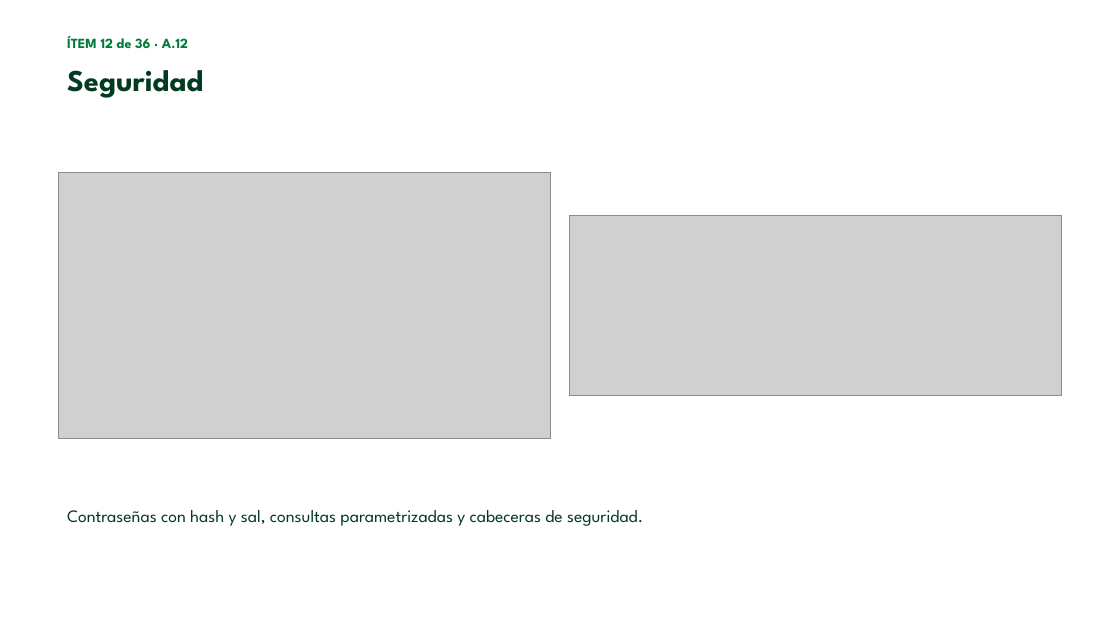
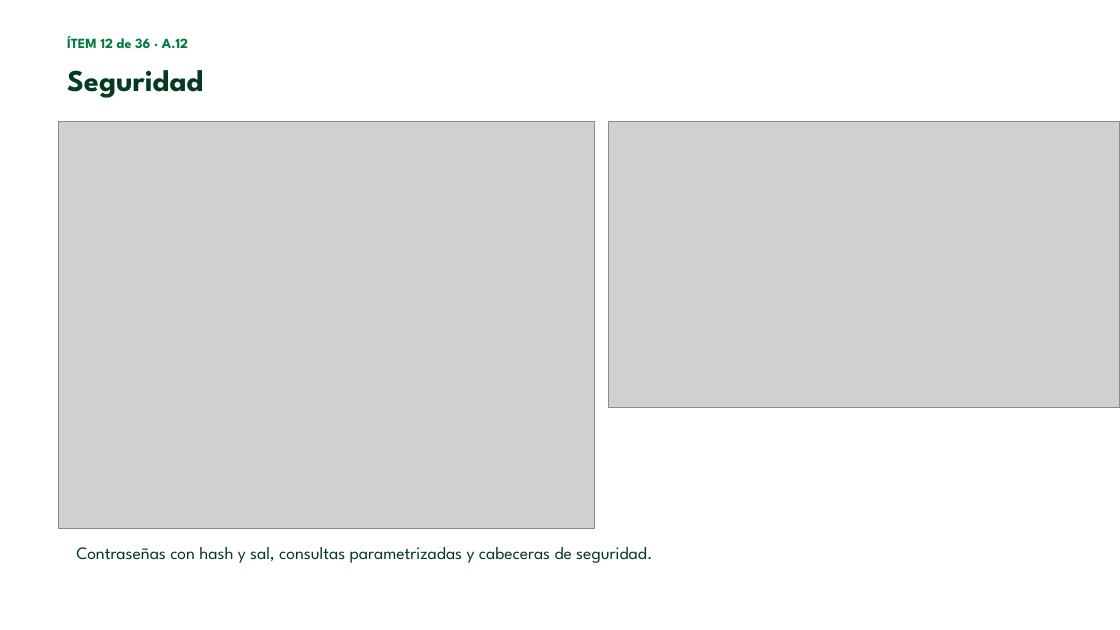
Before and after one commit to esteban-nieto/Modelacion, a slide deck: slide 15 of docs/entregables_finales/09_presentacion_sustentacion/Exposicion_Modelacion.pptx (slide 13 before the commit). Drawn at 1120x630 pixels with LibreOffice and Linux fonts; fonts in the diff are those of the drawing; grey boxes stand for pictures; background and template pictures are left out. Boxes give left, top, right and bottom in pixels: in the first picture for what was removed or moved away, otherwise in the second. Text is boxed around its words. In the diff, an @@ line names an element or a change of style, - is before the commit and + after.

```diff
--- a/docs/entregables_finales/09_presentacion_sustentacion/Exposicion_Modelacion.pptx
+++ b/docs/entregables_finales/09_presentacion_sustentacion/Exposicion_Modelacion.pptx
@@ picture resized from (x1=59, y1=172, x2=551, y2=438) to (x1=59, y1=121, x2=595, y2=528) @@
@@ picture resized from (x1=570, y1=215, x2=1062, y2=396) to (x1=609, y1=121, x2=1120, y2=408) @@
@@ text "Contraseñas con hash y sal, ..." moved from (x1=67, y1=510, x2=643, y2=526) to (x1=76, y1=547, x2=652, y2=563) @@
```
Also in this commit, not shown: 35 other slides changed, 4 slides added, 17 other files.
